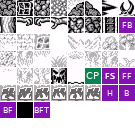
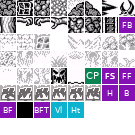
Before/after of a w=135, h=135 layered artwork. What changed in the layer stack:
added group "Heart" with 2 layers above "Vial" over [68, 102, 84, 118]
added layer "Ht" in group "Heart" over [71, 107, 80, 113]
added layer "Debug #11" in group "Heart" over [68, 102, 84, 118]
added group "Vial" with 2 layers above "BossFishTrigger" over [51, 102, 67, 118]
added layer "Vl" in group "Vial" over [55, 106, 62, 113]
added layer "Debug #10" in group "Vial" over [51, 102, 67, 118]
